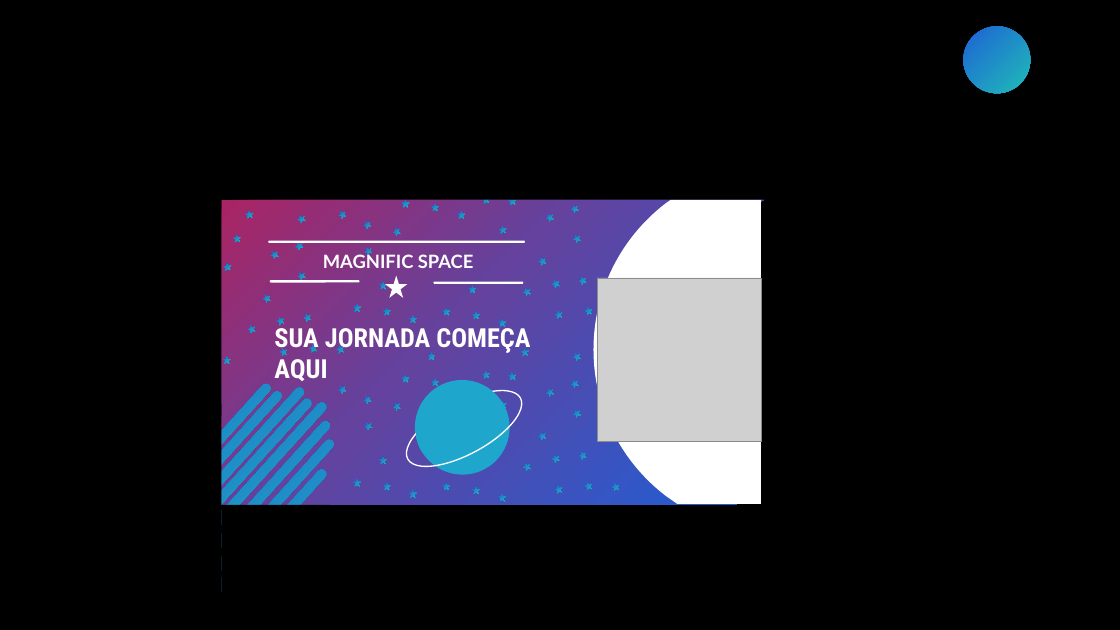
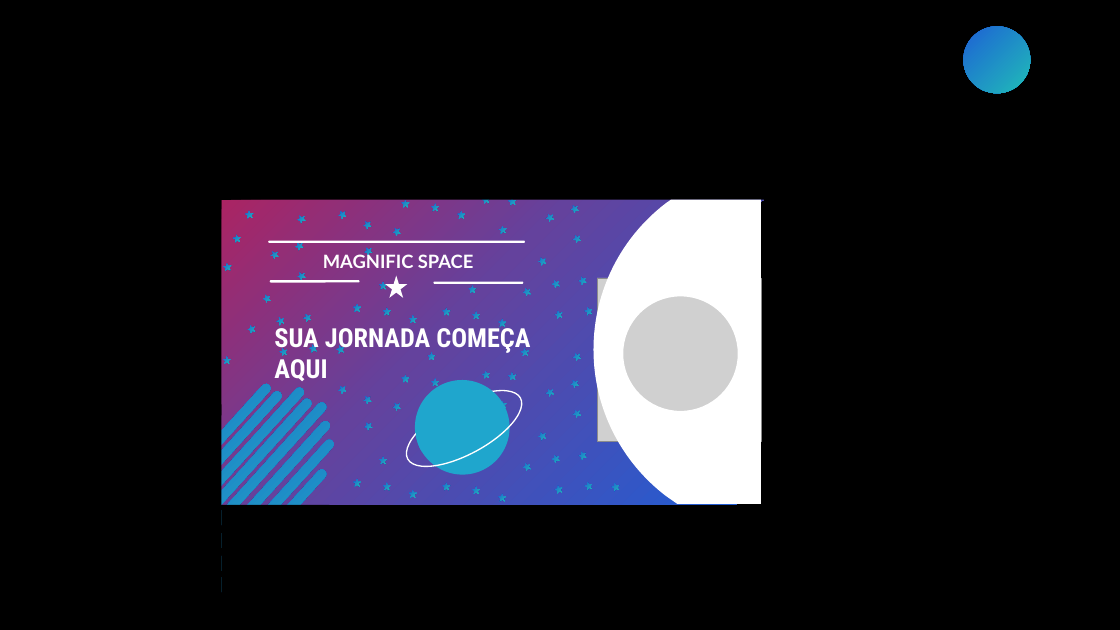
Before and after one commit to MateusPVicente/Projeto-PP, a slide deck: slide 31 of Stud+/modelos/Logos.pptx. Drawn at 1120x630 pixels with LibreOffice and Linux fonts; fonts in the diff are those of the drawing; grey boxes stand for pictures. Boxes give left, top, right and bottom in pixels: in the first picture for what was removed or moved away, otherwise in the second. Text is boxed around its words. In the diff, an @@ line names an element or a change of style, - is before the commit and + after.

```diff
--- a/Stud+/modelos/Logos.pptx
+++ b/Stud+/modelos/Logos.pptx
@@ freeform shape at (x1=594, y1=200, x2=761, y2=504): outline redrawn @@
```
Also in this commit, not shown: 8 other files.
